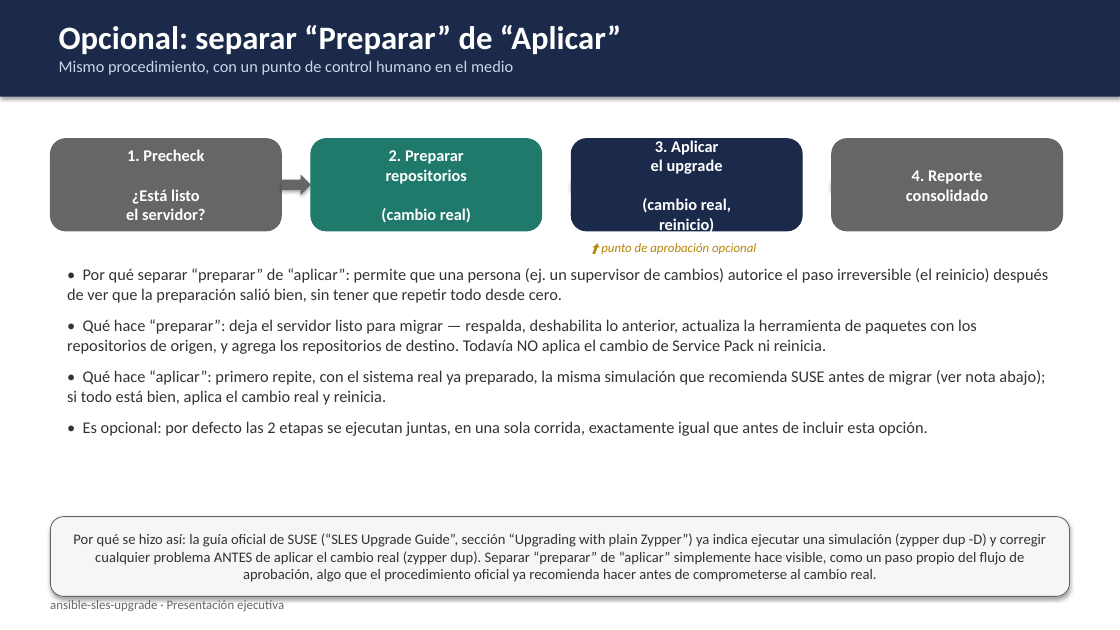
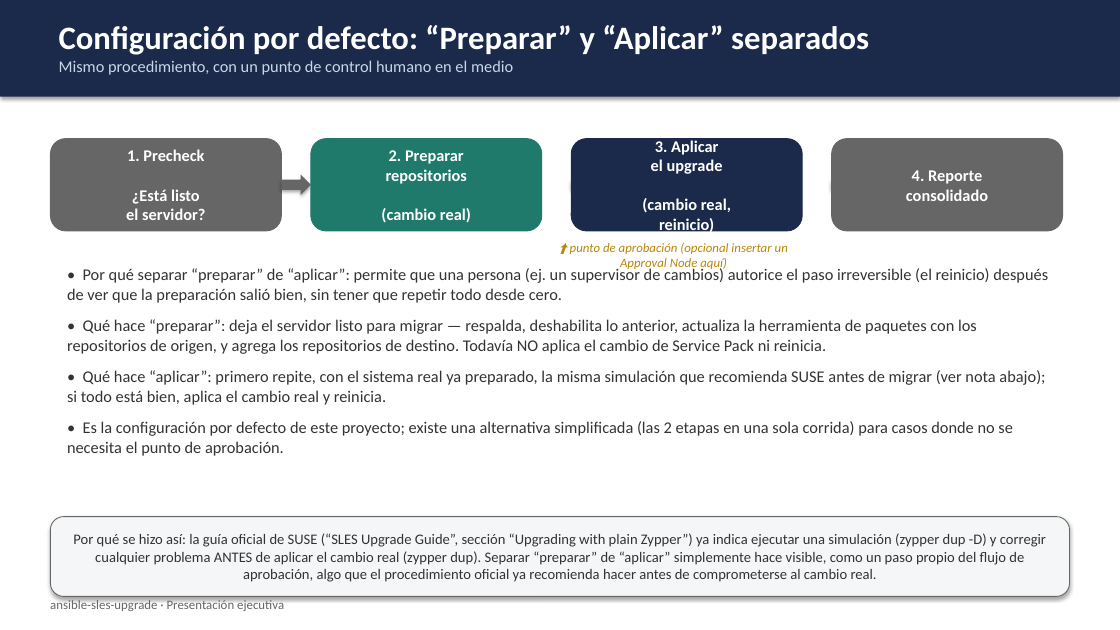
Before and after one commit to colcomerciodevs/Upgrade, a slide deck: slide 6 of sles15-upgradeV1/docs/presentacion/ansible-sles-upgrade-presentacion-ejecutiva.pptx. Drawn at 1120x630 pixels with LibreOffice and Linux fonts; fonts in the diff are those of the drawing. Boxes give left, top, right and bottom in pixels: in the first picture for what was removed or moved away, otherwise in the second. Text is boxed around its words. In the diff, an @@ line names an element or a change of style, - is before the commit and + after.

```diff
--- a/sles15-upgradeV1/docs/presentacion/ansible-sles-upgrade-presentacion-ejecutiva.pptx
+++ b/sles15-upgradeV1/docs/presentacion/ansible-sles-upgrade-presentacion-ejecutiva.pptx
@@ text at (59,25,869,55): text changed @@
-Opcional: separar “Preparar” de “Aplicar”
+Configuración por defecto: “Preparar” y “Aplicar” separados
@@ text at (570,243,788,271): text changed @@
-⬆ punto de aprobación opcional
+⬆ punto de aprobación (opcional insertar un Approval Node aquí)
@@ text at (67,421,1013,456): text changed @@
-• Es opcional: por defecto las 2 etapas se ejecutan juntas, en una sola corrida, exactamente igual que antes de incluir esta opción.
+• Es la configuración por defecto de este proyecto; existe una alternativa simplificada (las 2 etapas en una sola corrida) para casos donde no se necesita el punto de aprobación.
```
Also in this commit, not shown: 1 other slide changed, 6 other files.
